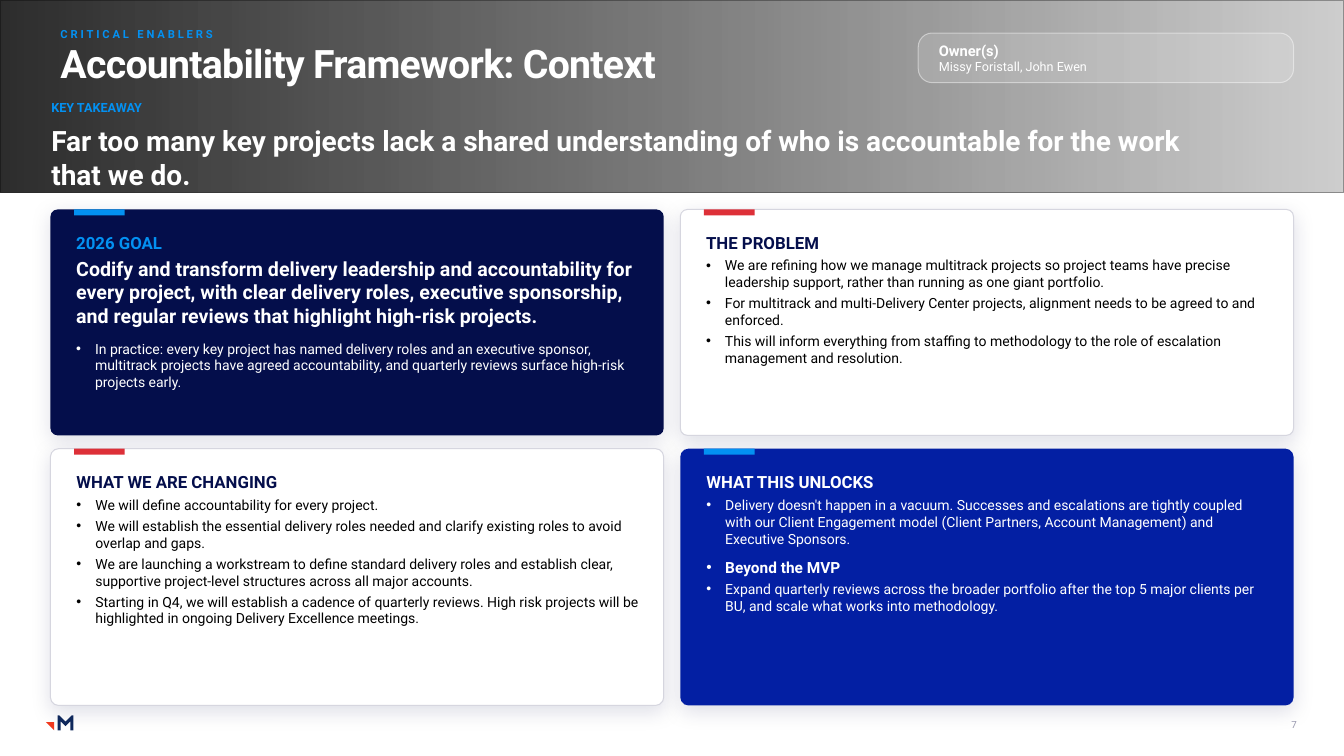
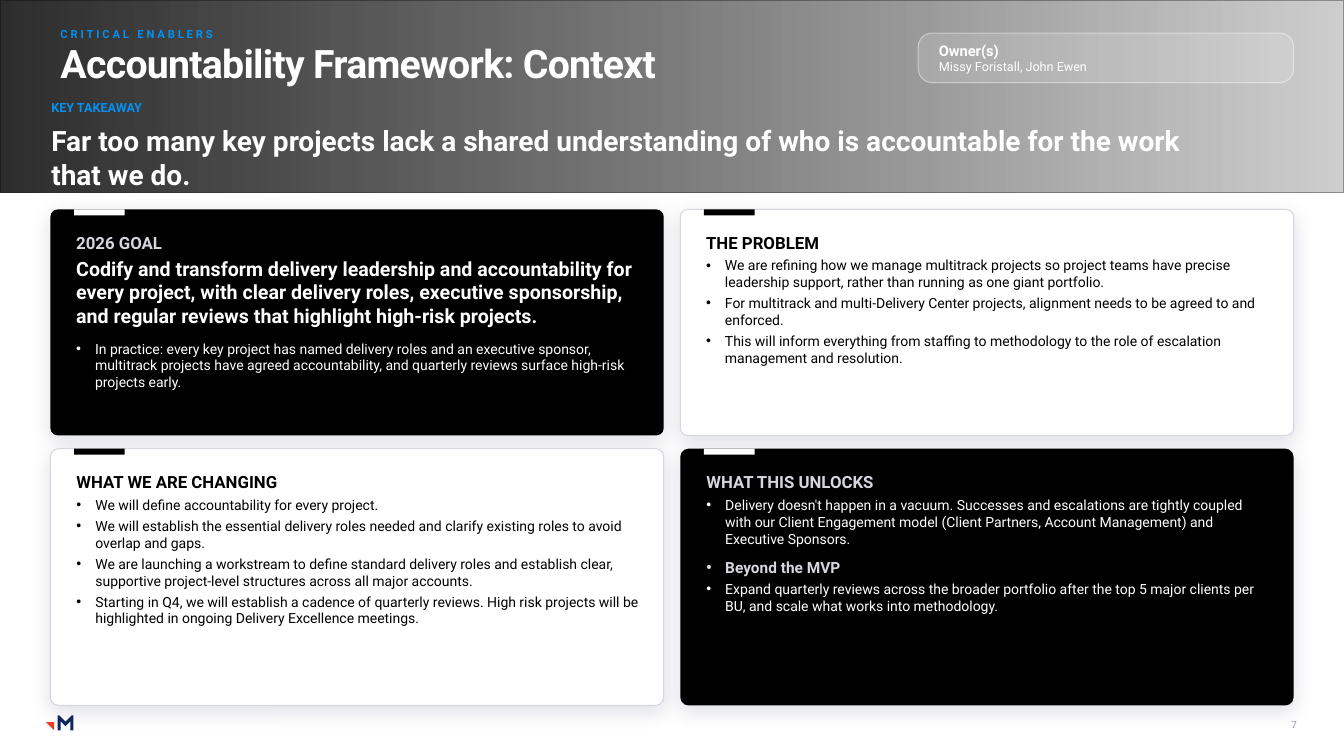
Before and after one commit to RachelHarrisMerkle/BasicMerkle, a slide deck: slide 7 of Play-to-Win_Recap_Ops_REDESIGNED.pptx. Drawn at 1344x756 pixels with LibreOffice and Linux fonts; fonts in the diff are those of the drawing; grey boxes stand for pictures. Boxes give left, top, right and bottom in pixels: in the first picture for what was removed or moved away, otherwise in the second. Text is boxed around its words. In the diff, an @@ line names an element or a change of style, - is before the commit and + after.

```diff
--- a/Play-to-Win_Recap_Ops_REDESIGNED.pptx
+++ b/Play-to-Win_Recap_Ops_REDESIGNED.pptx
@@ rounded rectangle "2026 GOAL" at (50,210,663,436): fill #040E4B to #000000 @@
@@ rectangle at (75,210,125,216): fill #0391F2 to #FFFFFF @@
@@ text in rounded rectangle at (76,237,162,249): text colour #0391F2 to #D6D6DF in "2026 GOAL" @@
@@ rectangle at (704,210,754,216): fill #DD3038 to #000000 @@
@@ text in rounded rectangle at (706,237,819,249): text colour #040E4B to #000000 in "THE PROBLEM" @@
@@ rectangle at (75,449,125,455): fill #DD3038 to #000000 @@
@@ rounded rectangle "WHAT THIS UNLOCKS" at (681,449,1294,706): fill #031FA3 to #000000 @@
@@ rectangle at (704,449,754,455): fill #0391F2 to #FFFFFF @@
@@ text in rounded rectangle at (76,476,277,488): text colour #040E4B to #000000 in "WHAT WE ARE CHANGING" @@
@@ text in rounded rectangle at (706,476,874,577): text colour #FFFFFF to #D6D6DF in "WHAT THIS UNLOCKS", "Beyond the MVP" @@
```
Also in this commit, not shown: 5 other slides changed.
